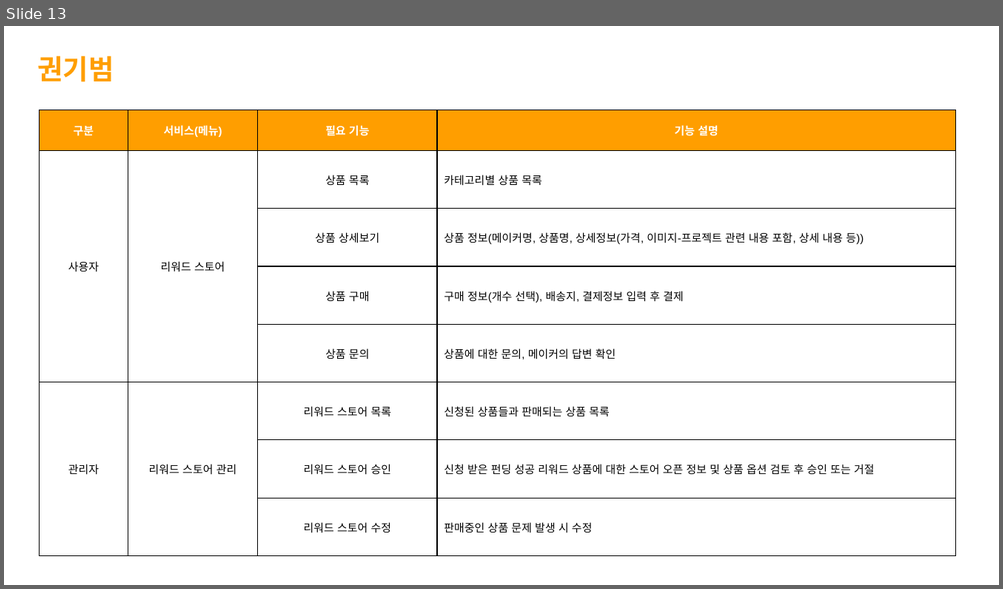
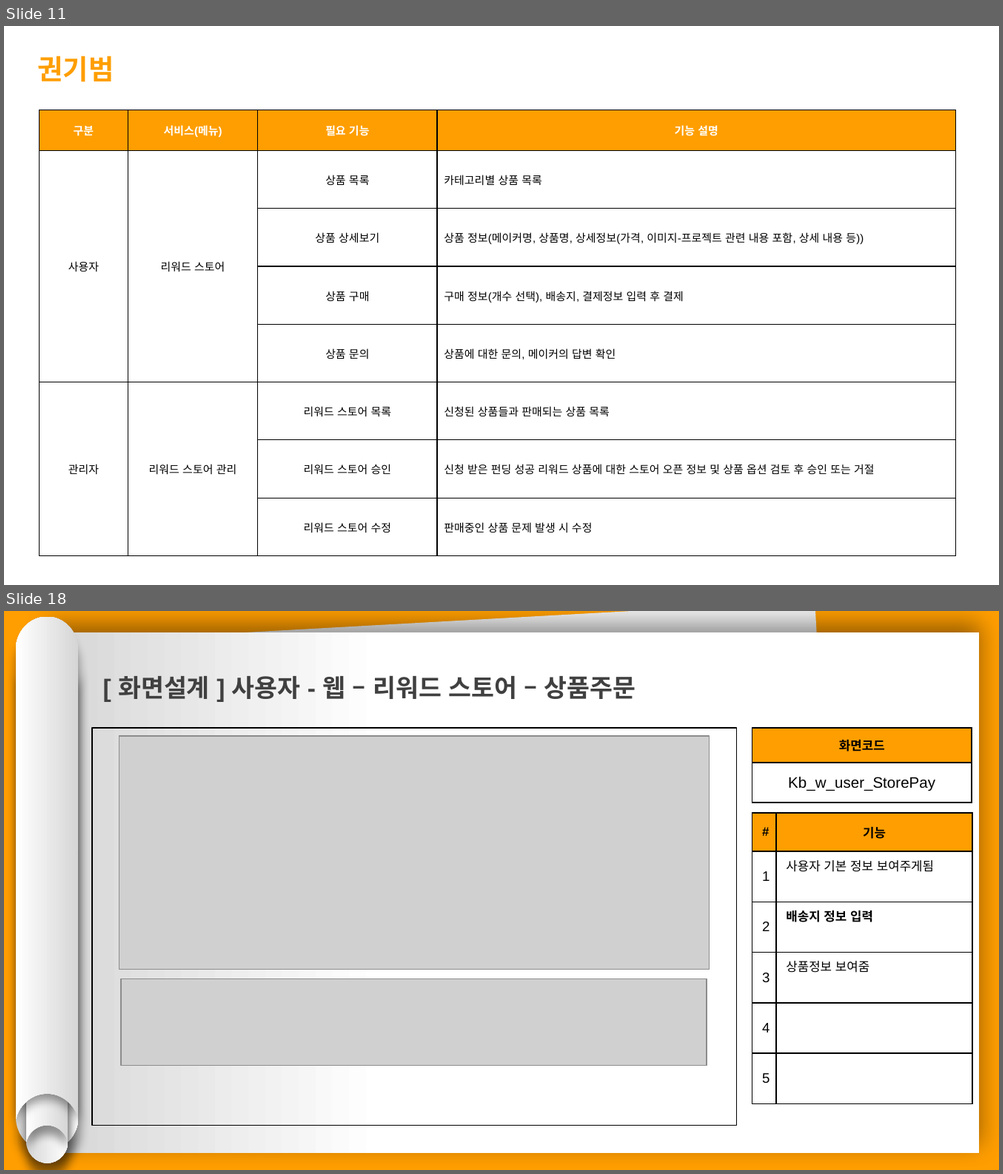
Before and after one commit to hhsw07/ezen-academy-projects, a slide deck: 0 발표용 파워포인트/0508 1차발표/0508 project06 - 파워포인트 종합.pptx. Shown one above the other, each under a label of ours: slide 13 before the commit, slides 11 and 18 after it; the slides between them are not shown. The pictures are 1003x589 and 1003x1174 pixels, drawn with LibreOffice and Linux fonts; fonts in the diff are those of the drawing; grey boxes stand for pictures. Boxes give left, top, right and bottom in pixels: in the first picture for what was removed or moved away, otherwise in the second. Text is boxed around its words. In the diff, an @@ line names an element or a change of style, - is before the commit and + after.

```diff
--- a/0 발표용 파워포인트/0508 1차발표/0508 project06 - 파워포인트 종합.pptx
+++ b/0 발표용 파워포인트/0508 1차발표/0508 project06 - 파워포인트 종합.pptx
@@ slide 18 added at (x1=4, y1=611, x2=999, y2=1170), background #FF9E00 @@
@@ group added at (x1=16, y1=617, x2=79, y2=1163): 4 freeform shapes @@
@@ rectangle added at (x1=47, y1=632, x2=979, y2=1153), fill gradient #FFFFFF to #D7D7D7 @@
@@ rectangle added at (x1=58, y1=611, x2=842, y2=1150), fill #F2F2F2 @@
@@ text added at (x1=118, y1=676, x2=636, y2=699), 18 pt, text #404040, bold @@
+[ 화면설계 ] 사용자 - 웹 – 리워드 스토어 – 상품주문
@@ rectangle added at (x1=93, y1=729, x2=737, y2=1126), outline #000000 0.75 pt @@
@@ picture added at (x1=119, y1=736, x2=709, y2=970) @@
@@ table added at (x1=752, y1=729, x2=970, y2=803), 2 rows, 1 columns @@
+화면코드
+Kb_w_user_StorePay
@@ table added at (x1=752, y1=813, x2=970, y2=1105), 6 rows, 2 columns @@
+# | 기능
+1 | 사용자 기본 정보 보여주게됨
+2 | 배송지 정보 입력
+3 | 상품정보 보여줌
+4 | 
+5 | 
@@ picture added at (x1=122, y1=979, x2=706, y2=1065) @@
@@ what was slide 13 is now slide 11 @@
```
Also in this commit, not shown: 8 slides changed, 9 other slides added, 12 slides removed.
